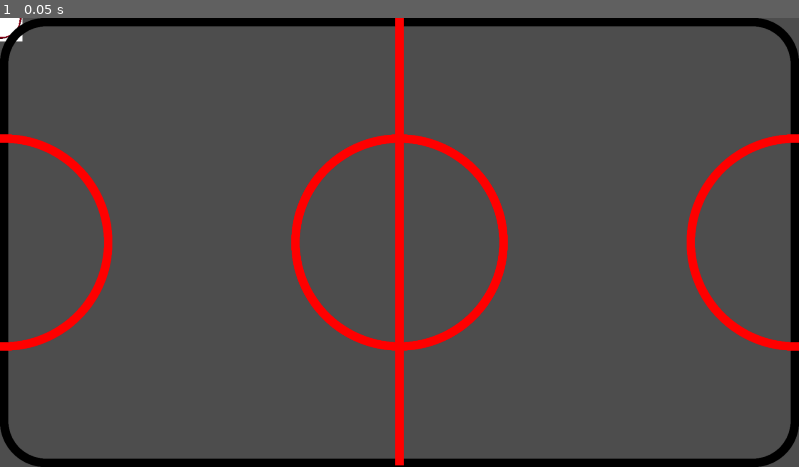
Above: before the commit, frame 1.
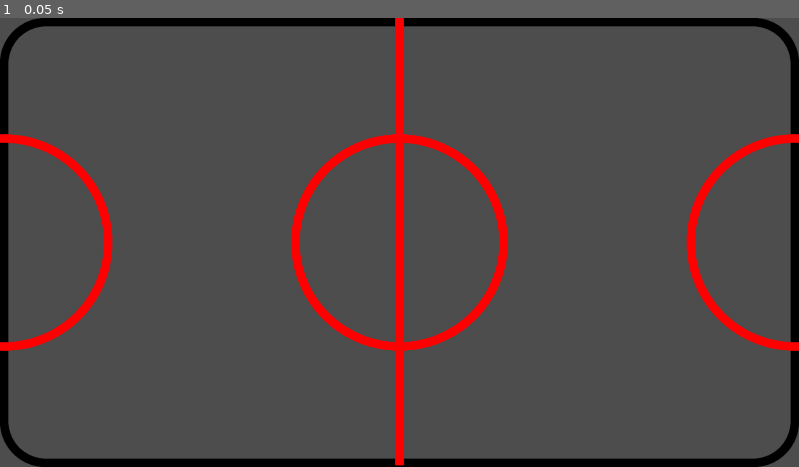
Above: after the commit, the same moment.

Repository: SingleArity/CoffeeTableAirHockey
Game: Godot game, scene res://Scenes/Game.tscn
The game is run twice, just before and just after one commit, with the same random seed, the same clock (stepped at 60 frames per second) and the same inputs.
Inputs:
- Up to frame 1 (0.05 s): no input

The runs differ from the first frame. In frame 1, 0.1% of the frame differs, in the area x 0-3%, y 0-6%.

Commit message:
Changed the game scene to be correct

Diff:
--- a/Scenes/Game.tscn
+++ b/Scenes/Game.tscn
@@ -1,14 +1,11 @@
-[gd_scene load_steps=11 format=3 uid="uid://o2jdyc81i6pm"]
+[gd_scene load_steps=9 format=3 uid="uid://o2jdyc81i6pm"]
 
 [ext_resource type="Texture2D" uid="uid://bh5208qy3hlkn" path="res://Sprites/Table.png" id="1_a2wf4"]
 [ext_resource type="Script" path="res://Code/bounce_movement.gd" id="2_73mmo"]
-[ext_resource type="Texture2D" uid="uid://c0ex6v8ar78vd" path="res://Sprites/puck.bmp" id="2_sbewx"]
 
 [sub_resource type="PhysicsMaterial" id="PhysicsMaterial_b48tr"]
 friction = 0.0
 bounce = 1.0
-
-[sub_resource type="CanvasItemMaterial" id="CanvasItemMaterial_eaksn"]
 
 [sub_resource type="CircleShape2D" id="CircleShape2D_uh7by"]
 radius = 50.0
@@ -38,10 +35,6 @@
 
 [node name="Puck" type="Node2D" parent="."]
 
-[node name="Puck" type="Sprite2D" parent="Puck/RigidPhysics"]
-material = SubResource("CanvasItemMaterial_eaksn")
-texture = ExtResource("2_sbewx")
-
 [node name="RigidPhysics" type="RigidBody2D" parent="Puck"]
 position = Vector2(574, 498)
 collision_mask = 7
@@ -54,24 +47,26 @@
 [node name="Collision" type="CollisionShape2D" parent="Puck/RigidPhysics"]
 shape = SubResource("CircleShape2D_uh7by")
 
-[node name="StaticBody2D" type="StaticBody2D" parent="."]
+[node name="Table" type="Node2D" parent="."]
 
-[node name="CollisionShape2D" type="CollisionShape2D" parent="StaticBody2D"]
+[node name="StaticBody2D" type="StaticBody2D" parent="Table"]
+
+[node name="CollisionShape2D" type="CollisionShape2D" parent="Table/StaticBody2D"]
 position = Vector2(955, 4.5)
 shape = SubResource("RectangleShape2D_tuca0")
 
-[node name="Sprite" type="AnimatedSprite2D" parent="StaticBody2D"]
+[node name="Sprite" type="AnimatedSprite2D" parent="Table/StaticBody2D"]
 sprite_frames = SubResource("SpriteFrames_dxil8")
 centered = false
 
-[node name="CollisionShape2D2" type="CollisionShape2D" parent="StaticBody2D"]
+[node name="CollisionShape2D2" type="CollisionShape2D" parent="Table/StaticBody2D"]
 position = Vector2(930, 1063)
 shape = SubResource("RectangleShape2D_tuca0")
 
-[node name="CollisionShape2D3" type="CollisionShape2D" parent="StaticBody2D"]
+[node name="CollisionShape2D3" type="CollisionShape2D" parent="Table/StaticBody2D"]
 position = Vector2(1892, 542)
 shape = SubResource("RectangleShape2D_denrl")
 
-[node name="CollisionShape2D4" type="CollisionShape2D" parent="StaticBody2D"]
+[node name="CollisionShape2D4" type="CollisionShape2D" parent="Table/StaticBody2D"]
 position = Vector2(-28.5, 529)
 shape = SubResource("RectangleShape2D_denrl")
